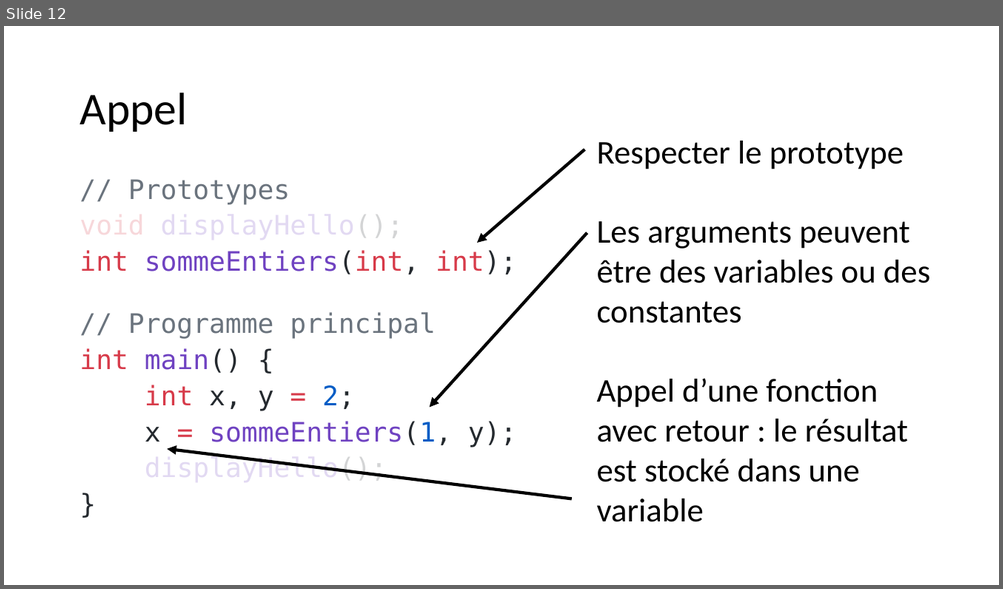
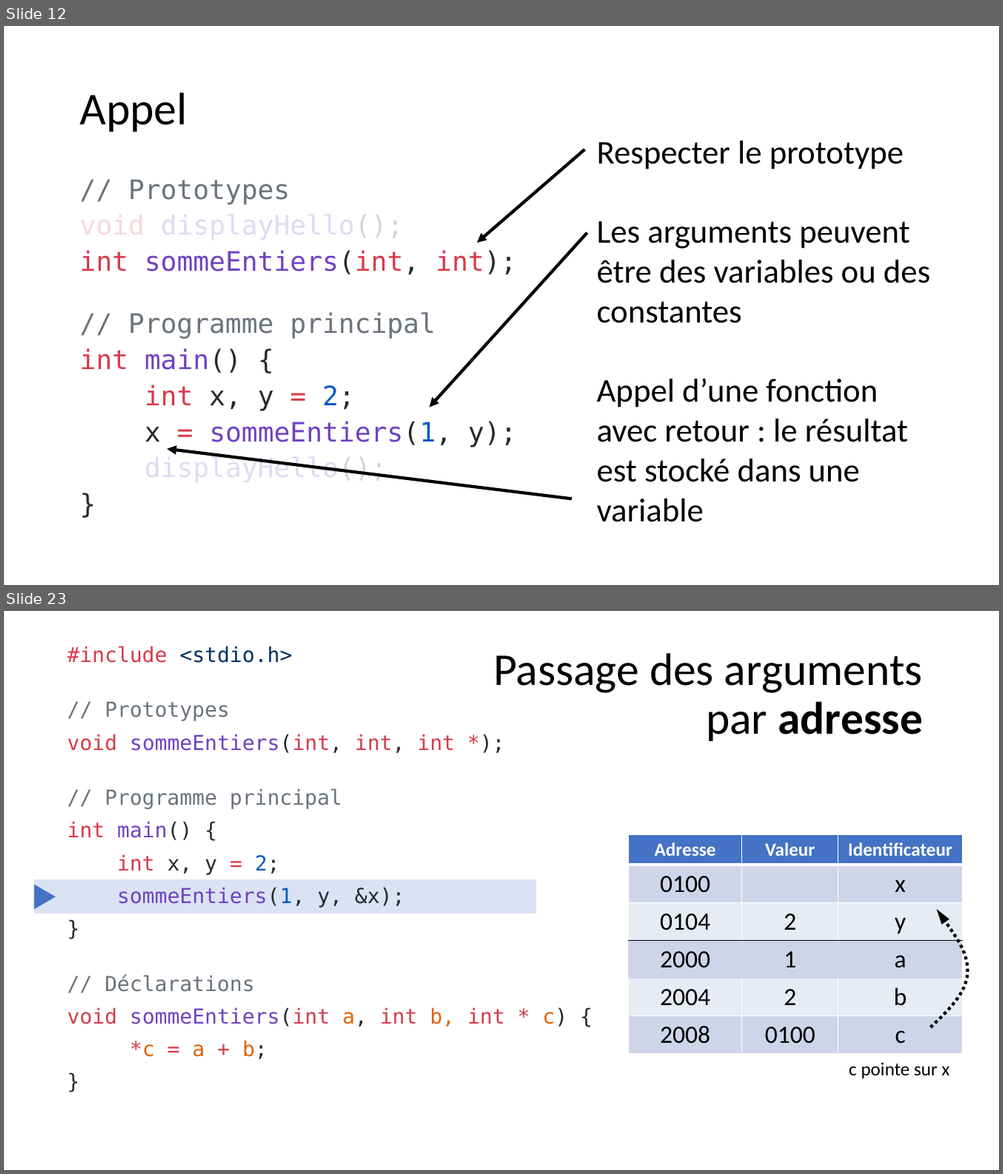
Before and after one commit to Firestorm49/bts-1, a slide deck: 02_C/05_Fonctions/Fonctions.pptx. Shown one above the other, each under a label of ours: slide 12 before the commit, slides 12 and 23 after it; the slides between them are not shown. The pictures are 1003x589 and 1003x1174 pixels, drawn with LibreOffice and Linux fonts; fonts in the diff are those of the drawing. Boxes give left, top, right and bottom in pixels: in the first picture for what was removed or moved away, otherwise in the second. Text is boxed around its words. In the diff, an @@ line names an element or a change of style, - is before the commit and + after.

```diff
--- a/02_C/05_Fonctions/Fonctions.pptx
+++ b/02_C/05_Fonctions/Fonctions.pptx
@@ slide 23 added at (4,611,999,1170), background #FFFFFF @@
@@ title added at (493,653,922,741), 44 pt, text #000000 @@
+Passage des arguments
+par adresse
@@ text added at (67,701,567,1059), 20 pt, text #D73A49 @@
+#include <stdio.h>
+// Prototypes
+void sommeEntiers(int, int, int *);
+// Programme principal
+int main() {
+int x, y = 2;
+sommeEntiers(1, y, &x);
+}
+// Déclarations
+void sommeEntiers(int a, int b, int * c) {
+*c = a + b;
+}
@@ table added at (629,834,962,1052), 6 rows, 3 columns @@
+Adresse | Valeur | Identificateur
+0100 |  | x
+0104 | 2 | y
+2000 | 1 | a
+2004 | 2 | b
+2008 | 0100 | c
@@ rectangle added at (34,880,536,914), fill #DAE3F3 @@
@@ triangle added at (34,885,56,909), fill #4472C4 @@
@@ freeform shape added at (930,909,967,1028), outline #000000 3 pt dashed @@
@@ text added at (848,1062,950,1079), 18 pt, text #000000 @@
+c pointe sur x
```
Also in this commit, not shown: 1 slide changed, 11 other slides added, 6 other files.
